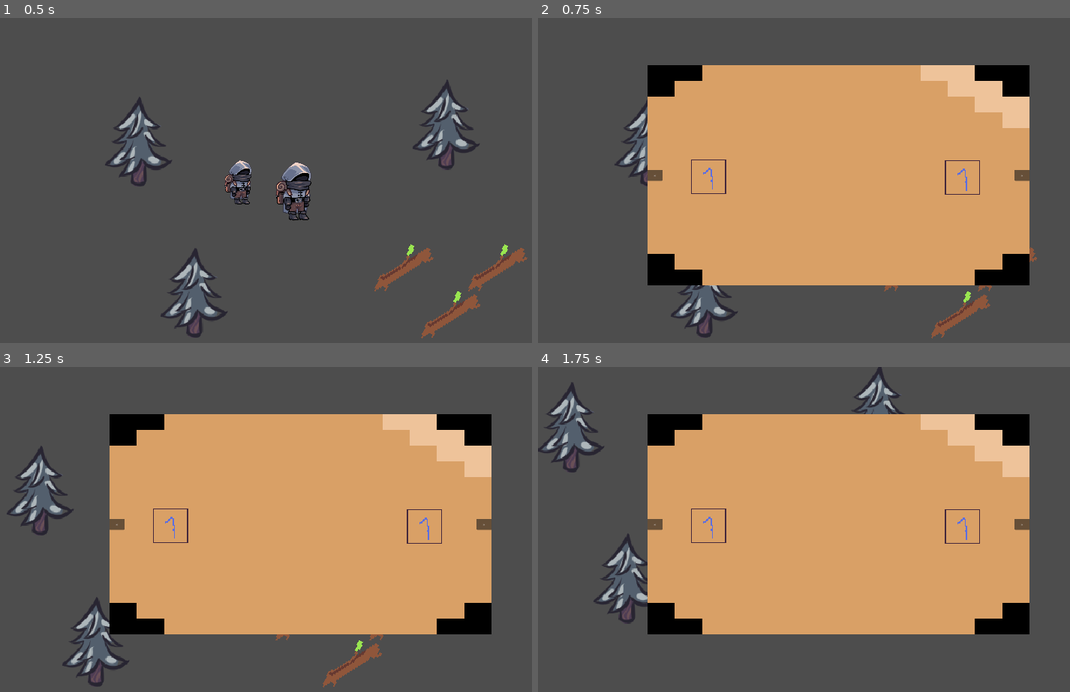
Above: before the commit, frames 1-4 (two rows, left to right).
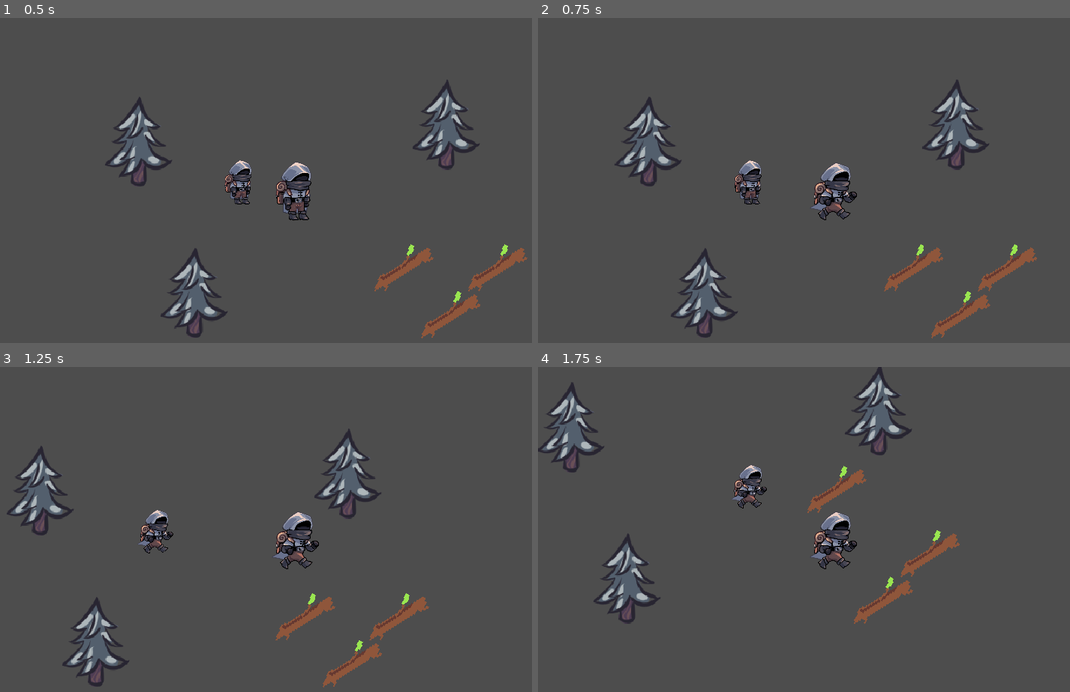
Above: after the commit, the same moments.

Repository: frozen-valley/frozen-valley
Game: Godot game, scene res://scenes/World.tscn
Same seed, same stepped clock (60 frames per second), same inputs: the game is played once before the commit and once after it. The engine's default icon, where the game draws it, is replaced by a stand-in: a white triangle on a blue panel in a dark square.
Inputs:
- Up to frame 1 (0.5 s): no input
- Up to frame 2 (0.75 s): tap Enter (ui_accept) at 0.5 s; hold Right (ui_right) from 0.53 s (still down); tap B (book) at 0.6 s
- Up to frame 3 (1.25 s): keep holding Right (ui_right); tap Enter (ui_accept) at 0.77 s
- Up to frame 4 (1.75 s): release Right (ui_right) at 1.28 s; hold Down (ui_down) from 1.28 s (still down); tap F (interact) at 1.35 s; tap Enter (ui_accept) at 1.52 s

Frame 1 is identical in both runs. In frame 2, 49% of the frame differs, in the area x 20-93%, y 14-83%; in frame 3, 49%; in frame 4, 49%.
Error after the commit: Parse Error: Unexpected "Identifier" in class body. (res://book/pageTurner.gd:1)

Commit message:
Update pageTurner.gd
changed dynamic typing

Diff:
--- a/book/pageTurner.gd
+++ b/book/pageTurner.gd
@@ -1,7 +1,7 @@
 extends Control
 
-var current_page = 1
-var is_open = false
+int current_page = 1
+bool is_open = false
 
 func _process(delta):
 	if Input.is_action_just_pressed("book"):
